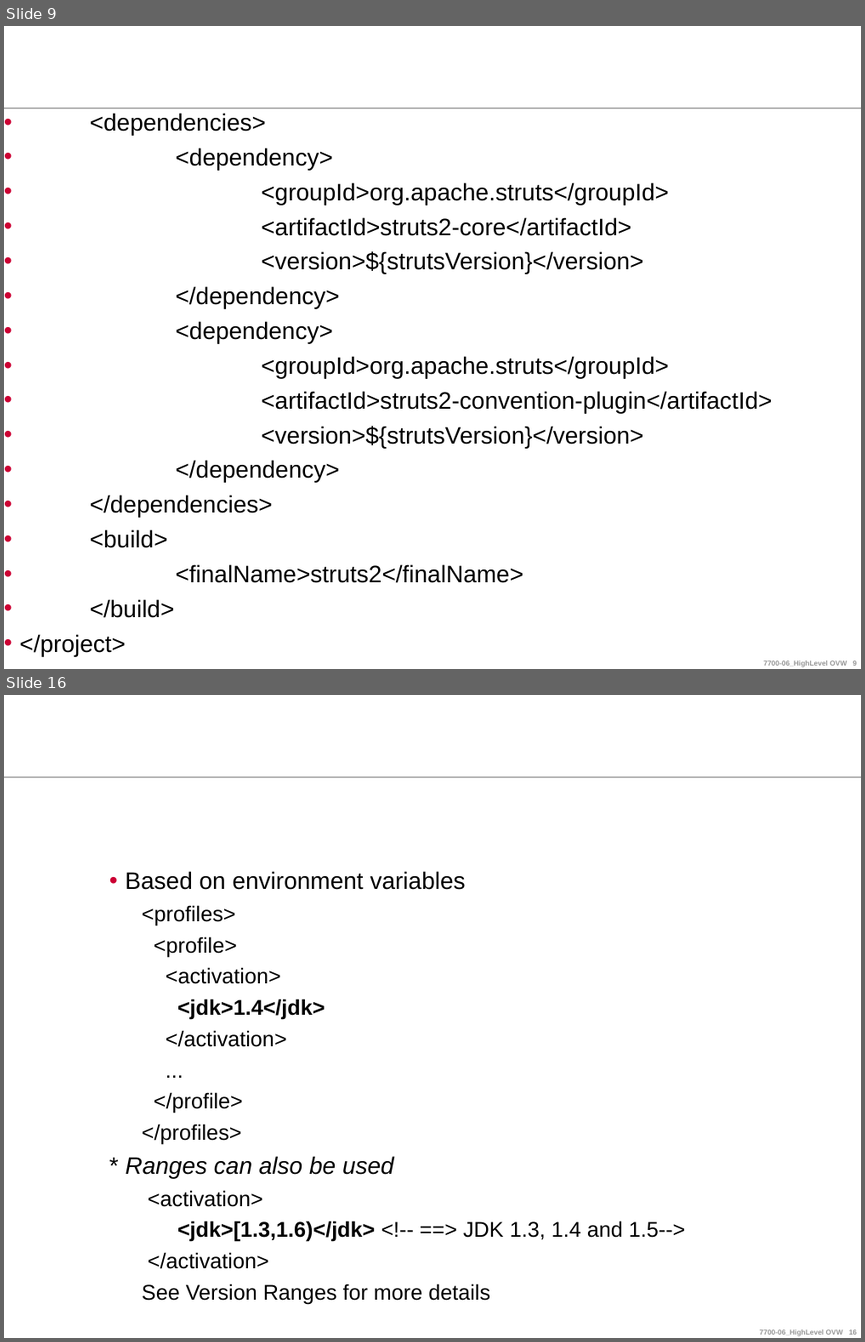
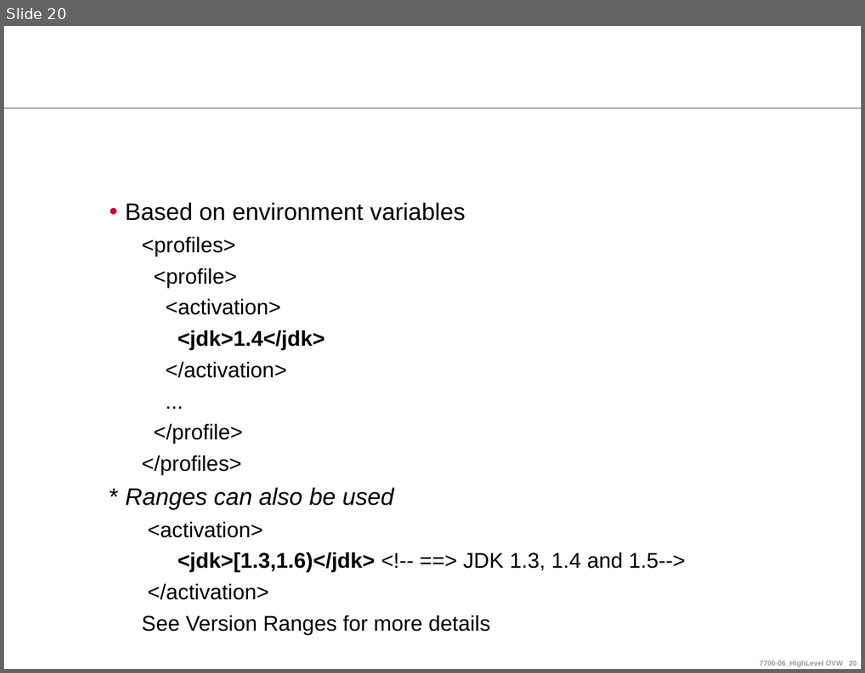
Before and after one commit to ndlongit/longnd-data, a slide deck: Document/Tutorial/[Presentation] Maven.ppt. Shown one above the other, each under a label of ours: slides 9 and 16 before the commit, slide 20 after it; the slides between them are not shown. The pictures are 865x1342 and 865x673 pixels, drawn with LibreOffice and Linux fonts; fonts in the diff are those of the drawing; background and template pictures are left out. Boxes give left, top, right and bottom in pixels: in the first picture for what was removed or moved away, otherwise in the second. Text is boxed around its words. In the diff, an @@ line names an element or a change of style, - is before the commit and + after.

```diff
--- a/Document/Tutorial/[Presentation] Maven.ppt
+++ b/Document/Tutorial/[Presentation] Maven.ppt
@@ slide 9 removed at (x1=4, y1=26, x2=861, y2=669), background #FFFFFF; not listed: 2 template elements that a slide beside it also shows @@
@@ text removed at (x1=19, y1=113, x2=772, y2=656) @@
-• <dependencies>
-• <dependency>
-• <groupId>org.apache.struts</groupId>
-• <artifactId>struts2-core</artifactId>
-• <version>${strutsVersion}</version>
-• </dependency>
-• <dependency>
-• <groupId>org.apache.struts</groupId>
-• <artifactId>struts2-convention-plugin</artifactId>
-• <version>${strutsVersion}</version>
-• </dependency>
-• </dependencies>
-• <build>
-• <finalName>struts2</finalName>
-• </build>
-• </project>
@@ what was slide 16 is now slide 20 @@
```
Also in this commit, not shown: 12 slides changed, 11 slides added, 6 other slides removed, 1 other file.
